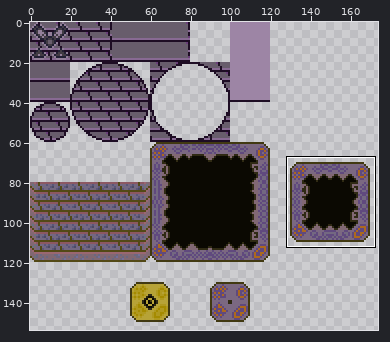
One commit to this sprite sheet: Tile Sheets/oldTown/old town concept art1.png. The picture above shows the old version from afar; the outline marks the close-up.
Close-up. As it was:
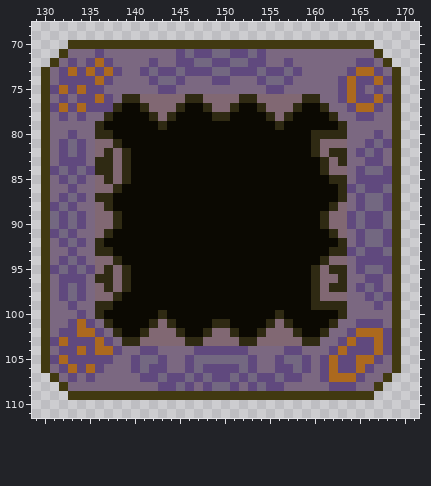
The file is 200x200 pixels. Colours within 5 levels of each other are drawn and written as one. Shown: x 129..171, y 68..111. The wide view leaves out empty margins. The commit also changed other parts of the picture, which this record leaves out.
And afterwards:
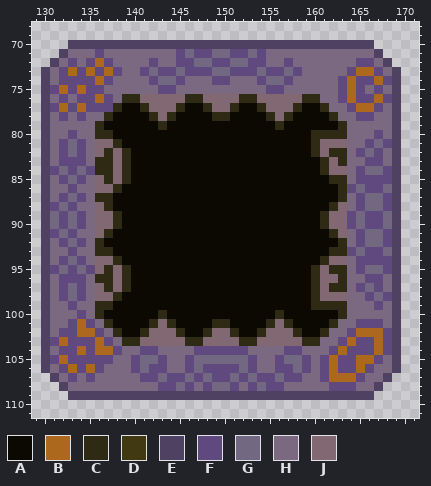
Palette (. is transparent): A #0b0902  B #ac691e  C #2f2a13  D #413911  E #4f4161  F #60497e  G #736881  H #7b6881  J #816873
Edits made:
Changed rows in their new state; - is an unchanged pixel.
first column x 130:
 70 ---EEEEEEEEEEEEEEEEEEEEEEEEEEEEEEEEEE---
 71 --E----------------------------------E--
 72 -E------------------------------------E-
 73 E--------------------------------------E
 74 E--------------------------------------E
 75 E--------------------------------------E
 76 E--------------------------------------E
 77 E--------------------------------------E
 78 E--------------------------------------E
 79 E--------------------------------------E
 80 E--------------------------------------E
 81 E--------------------------------------E
 82 E--------------------------------------E
 83 E--------------------------------------E
 84 E--------------------------------------E
 85 E--------------------------------------E
 86 E--------------------------------------E
 87 E--------------------------------------E
 88 E--------------------------------------E
 89 E--------------------------------------E
 90 E--------------------------------------E
 91 E--------------------------------------E
 92 E--------------------------------------E
 93 E--------------------------------------E
 94 E--------------------------------------E
 95 E--------------------------------------E
 96 E--------------------------------------E
 97 E--------------------------------------E
 98 E--------------------------------------E
 99 E--------------------------------------E
100 E--------------------------------------E
101 E--------------------------------------E
102 E--------------------------------------E
103 E--------------------------------------E
104 E--------------------------------------E
105 E--------------------------------------E
106 E--------------------------------------E
107 -E------------------------------------E-
108 --E----------------------------------E--
109 ---EEEEEEEEEEEEEEEEEEEEEEEEEEEEEEEEEE---
Boxes around the changes in both close-ups, in picture pixels (x1, y1, x2, y2):
changed: (41, 40, 401, 400)
